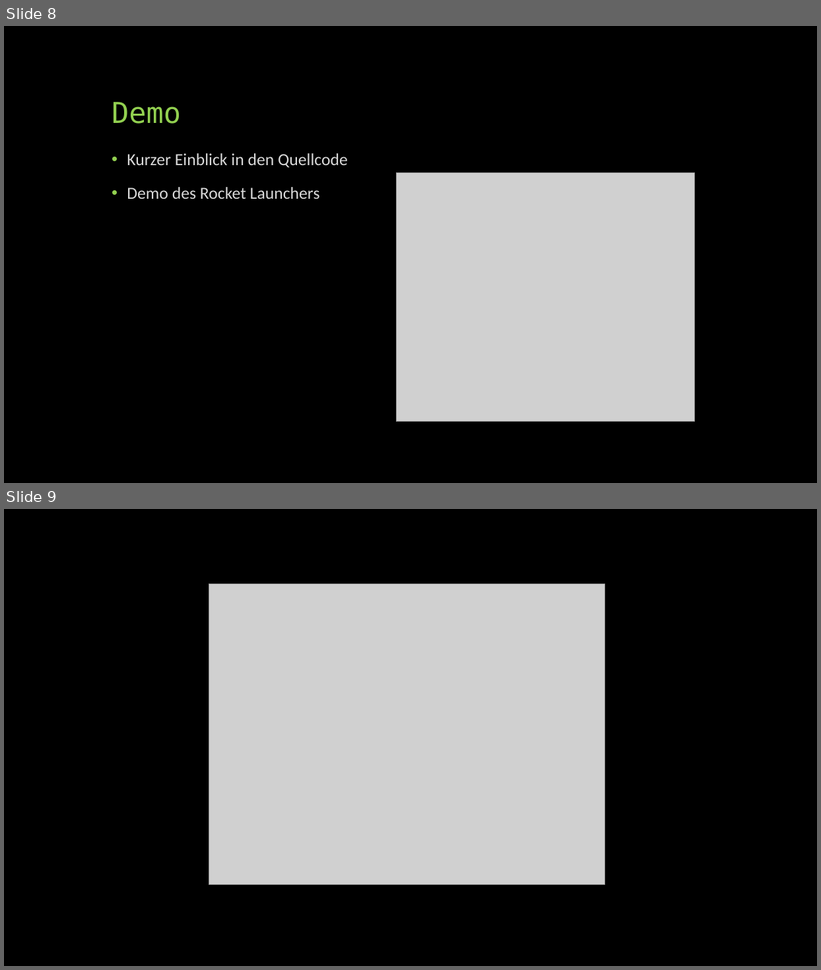
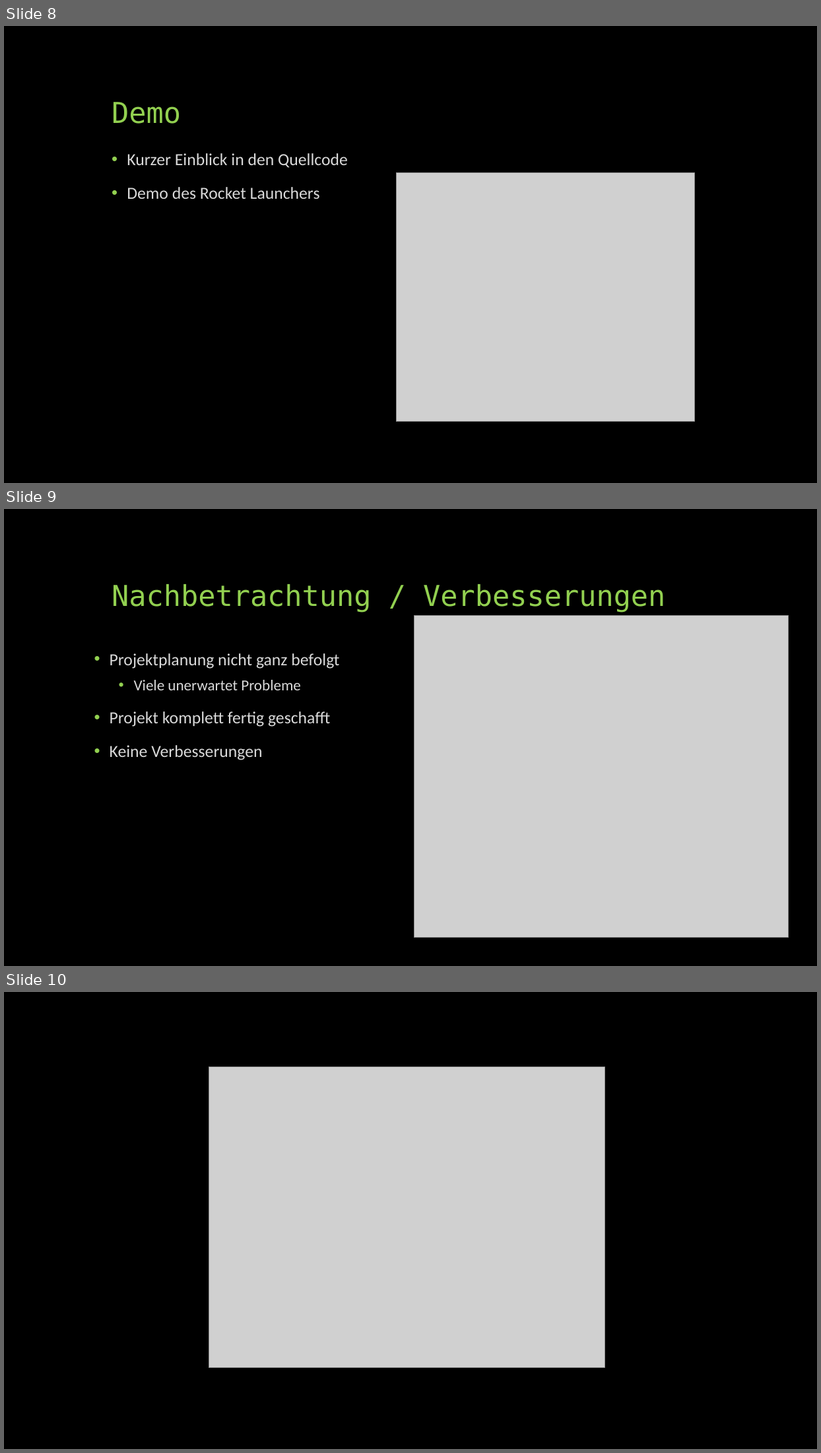
Before and after one commit to RocketTeeWars/rocket, a slide deck: doc/Projekt Racketenwerfer.pptx. Shown one above the other, each under a label of ours: slides 8 and 9 before the commit, slides 8, 9 and 10 after it. The pictures are 821x970 and 821x1453 pixels, drawn with LibreOffice and Linux fonts; fonts in the diff are those of the drawing; grey boxes stand for pictures. Boxes give left, top, right and bottom in pixels: in the first picture for what was removed or moved away, otherwise in the second. Text is boxed around its words. In the diff, an @@ line names an element or a change of style, - is before the commit and + after.

Commit message:
Added "Nachbetrachtung"

```diff
--- a/doc/Projekt Racketenwerfer.pptx
+++ b/doc/Projekt Racketenwerfer.pptx
@@ slide 9 added at (4, 509, 817, 966), background #000000 @@
@@ title added at (112, 584, 665, 613), 34 pt, text #92D050 @@
+Nachbetrachtung / Verbesserungen
@@ picture added at (415, 616, 789, 938) @@
@@ text added at (110, 654, 339, 760), 20 pt, text #D9D9D9 @@
+• Projektplanung nicht ganz befolgt
+  • Viele unerwartet Probleme
+• Projekt komplett fertig geschafft
+• Keine Verbesserungen
@@ what was slide 9 is now slide 10 @@
```
Also in this commit, not shown: 1 other file.
